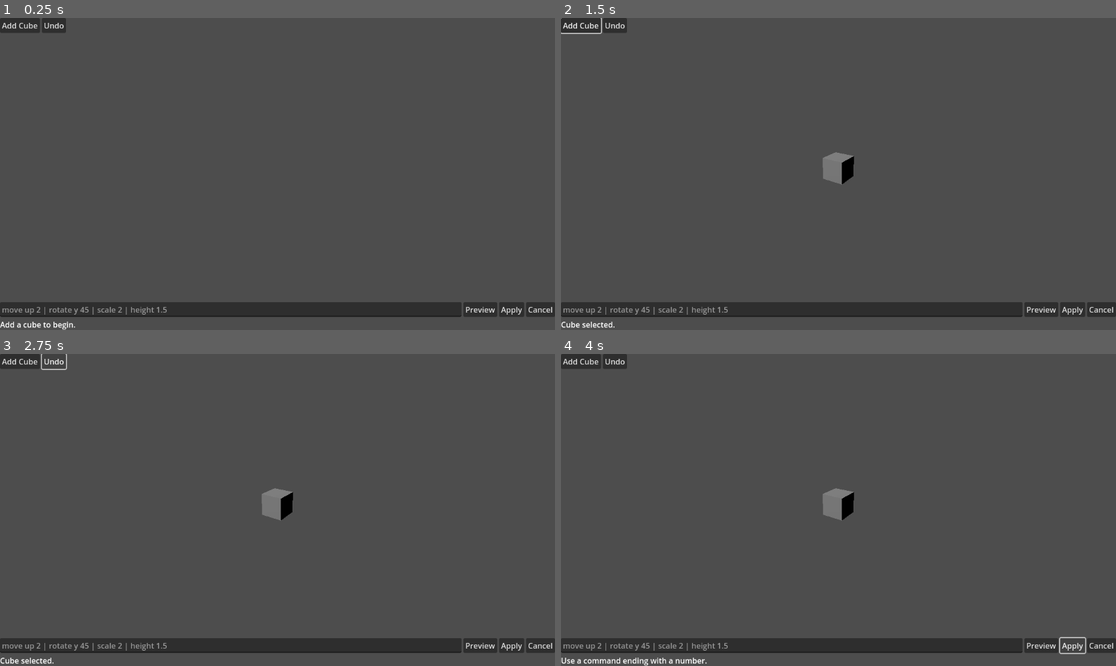
Above: before the commit, frames 1-4 (two rows, left to right).
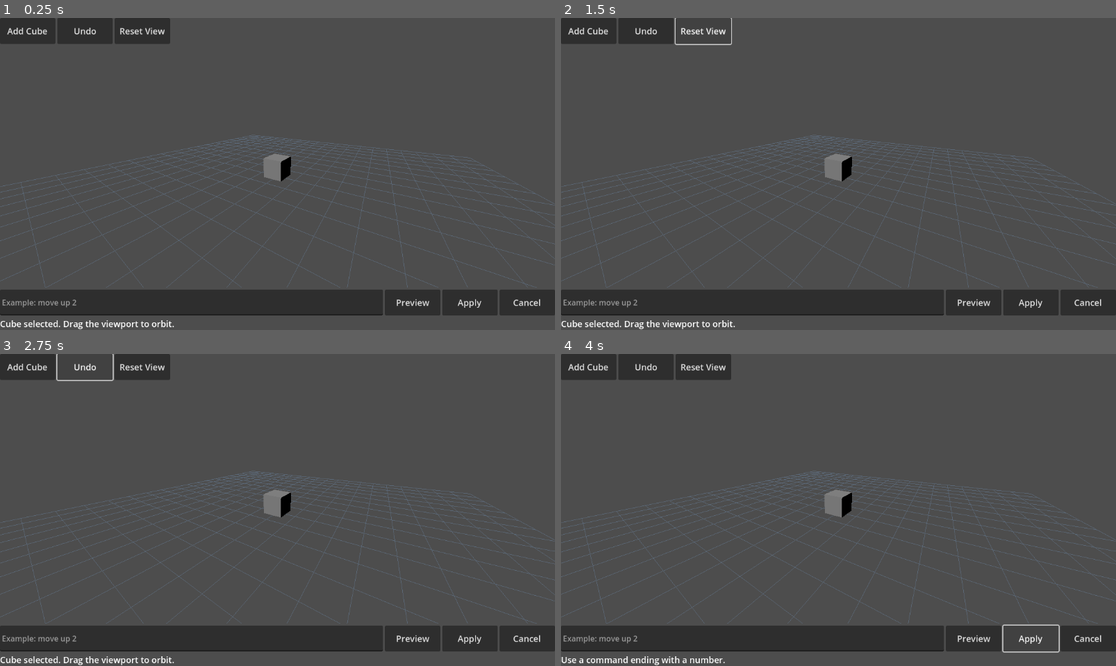
Above: after the commit, the same moments.

Repository: demetrecerrone-star/dabsky_3d
Game: Godot game, scene res://main.tscn
Same seed, same stepped clock (60 frames per second), same inputs: the game is played once before the commit and once after it.
Inputs (mouse positions are in pixels of both pictures, inside the frame that each line leads up to):
- Up to frame 1 (0.25 s): no input
- Up to frame 2 (1.5 s): click "Add Cube" at 0.5 s; click (705, 30) at 1.25 s, where only the run after the commit has a clickable "Reset View"
- Up to frame 3 (2.75 s): click "Undo" at 2 s
- Up to frame 4 (4 s): click "Preview" at 2.75 s; click "Apply" at 3.5 s

The runs differ from the first frame. In frame 1, 9.5% of the frame differs, in the area x 0-100%, y 0-100%; in frame 2, 8.6%; in frame 3, 8.7%; in frame 4, 9.0%.

Commit message:
Improve Android modeling UI with starter cube, grid, touch orbit and larger controls

Diff:
--- a/scripts/main.gd
+++ b/scripts/main.gd
@@ -8,8 +8,15 @@
 var previous_transform: Transform3D
 var preview_active := false
 var undo_stack: Array[Transform3D] = []
+var orbit_yaw := 0.55
+var orbit_pitch := 0.35
+var orbit_distance := 8.0
+var camera: Camera3D
+var dragging := false
+var last_touch := Vector2.ZERO
 
 func _ready() -> void:
+	get_viewport().gui_embed_subwindows = true
 	var layout := VBoxContainer.new()
 	layout.set_anchors_and_offsets_preset(Control.PRESET_FULL_RECT)
 	add_child(layout)
@@ -17,6 +24,7 @@
 	layout.add_child(toolbar)
 	_add_button(toolbar, "Add Cube", _add_cube)
 	_add_button(toolbar, "Undo", _undo)
+	_add_button(toolbar, "Reset View", _reset_view)
 	var container := SubViewportContainer.new()
 	container.size_flags_vertical = Control.SIZE_EXPAND_FILL
 	container.stretch = true
@@ -27,30 +35,35 @@
 	container.add_child(viewport)
 	scene_root = Node3D.new()
 	viewport.add_child(scene_root)
-	var camera := Camera3D.new()
+	camera = Camera3D.new()
 	scene_root.add_child(camera)
-	camera.position = Vector3(4, 3, 6)
-	camera.look_at(Vector3.ZERO)
+	_update_camera()
 	camera.current = true
 	var light := DirectionalLight3D.new()
 	scene_root.add_child(light)
 	light.rotation_degrees = Vector3(-45, -30, 0)
+	_add_grid()
 	var controls := HBoxContainer.new()
 	layout.add_child(controls)
 	command_input = LineEdit.new()
-	command_input.placeholder_text = "move up 2 | rotate y 45 | scale 2 | height 1.5"
+	command_input.placeholder_text = "Example: move up 2"
+	command_input.custom_minimum_size.y = 54
 	command_input.size_flags_horizontal = Control.SIZE_EXPAND_FILL
 	controls.add_child(command_input)
 	_add_button(controls, "Preview", _preview)
 	_add_button(controls, "Apply", _apply)
 	_add_button(controls, "Cancel", _cancel)
 	status = Label.new()
-	status.text = "Add a cube to begin."
+	status.text = "Drag to orbit the view. Try: move up 2, rotate y 45, scale 2."
+	status.add_theme_font_size_override("font_size", 18)
 	layout.add_child(status)
+	_add_cube()
 
 func _add_button(parent: Control, label: String, callback: Callable) -> void:
 	var button := Button.new()
 	button.text = label
+	button.custom_minimum_size = Vector2(115, 54)
+	button.add_theme_font_size_override("font_size", 18)
 	button.pressed.connect(callback)
 	parent.add_child(button)
 
@@ -60,7 +73,7 @@
 	selected.mesh = BoxMesh.new()
 	scene_root.add_child(selected)
 	undo_stack.clear()
-	status.text = "Cube selected."
+	status.text = "Cube selected. Drag the viewport to orbit."
 
 func _preview() -> void:
 	if selected == null:
@@ -119,3 +132,54 @@
 	elif selected != null and not undo_stack.is_empty():
 		selected.transform = undo_stack.pop_back()
 		status.text = "Undone."
+
+func _add_grid() -> void:
+	var grid_material := StandardMaterial3D.new()
+	grid_material.albedo_color = Color(0.36, 0.41, 0.47)
+	grid_material.shading_mode = BaseMaterial3D.SHADING_MODE_UNSHADED
+	var mesh := ImmediateMesh.new()
+	mesh.surface_begin(Mesh.PRIMITIVE_LINES, grid_material)
+	for i in range(-10, 11):
+		mesh.surface_add_vertex(Vector3(i, -0.52, -10))
+		mesh.surface_add_vertex(Vector3(i, -0.52, 10))
+		mesh.surface_add_vertex(Vector3(-10, -0.52, i))
+		mesh.surface_add_vertex(Vector3(10, -0.52, i))
+	mesh.surface_end()
+	var grid := MeshInstance3D.new()
+	grid.mesh = mesh
+	scene_root.add_child(grid)
+
+func _update_camera() -> void:
+	if camera == null:
+		return
+	camera.position = Vector3(sin(orbit_yaw) * cos(orbit_pitch), sin(orbit_pitch), cos(orbit_yaw) * cos(orbit_pitch)) * orbit_distance
+	camera.look_at(Vector3.ZERO)
+
+func _reset_view() -> void:
+	orbit_yaw = 0.55
+	orbit_pitch = 0.35
+	orbit_distance = 8.0
+	_update_camera()
+
+func _input(event: InputEvent) -> void:
+	if event is InputEventScreenTouch:
+		dragging = event.pressed
+		last_touch = event.position
+	elif event is InputEventScreenDrag and dragging:
+		orbit_yaw -= event.relative.x * 0.008
+		orbit_pitch = clampf(orbit_pitch + event.relative.y * 0.008, -1.25, 1.25)
+		_update_camera()
+	elif event is InputEventMouseButton:
+		if event.button_index == MOUSE_BUTTON_LEFT:
+			dragging = event.pressed
+			last_touch = event.position
+		elif event.pressed and event.button_index == MOUSE_BUTTON_WHEEL_UP:
+			orbit_distance = maxf(2.0, orbit_distance - 0.7)
+			_update_camera()
+		elif event.pressed and event.button_index == MOUSE_BUTTON_WHEEL_DOWN:
+			orbit_distance = minf(25.0, orbit_distance + 0.7)
+			_update_camera()
+	elif event is InputEventMouseMotion and dragging:
+		orbit_yaw -= event.relative.x * 0.008
+		orbit_pitch = clampf(orbit_pitch + event.relative.y * 0.008, -1.25, 1.25)
+		_update_camera()
